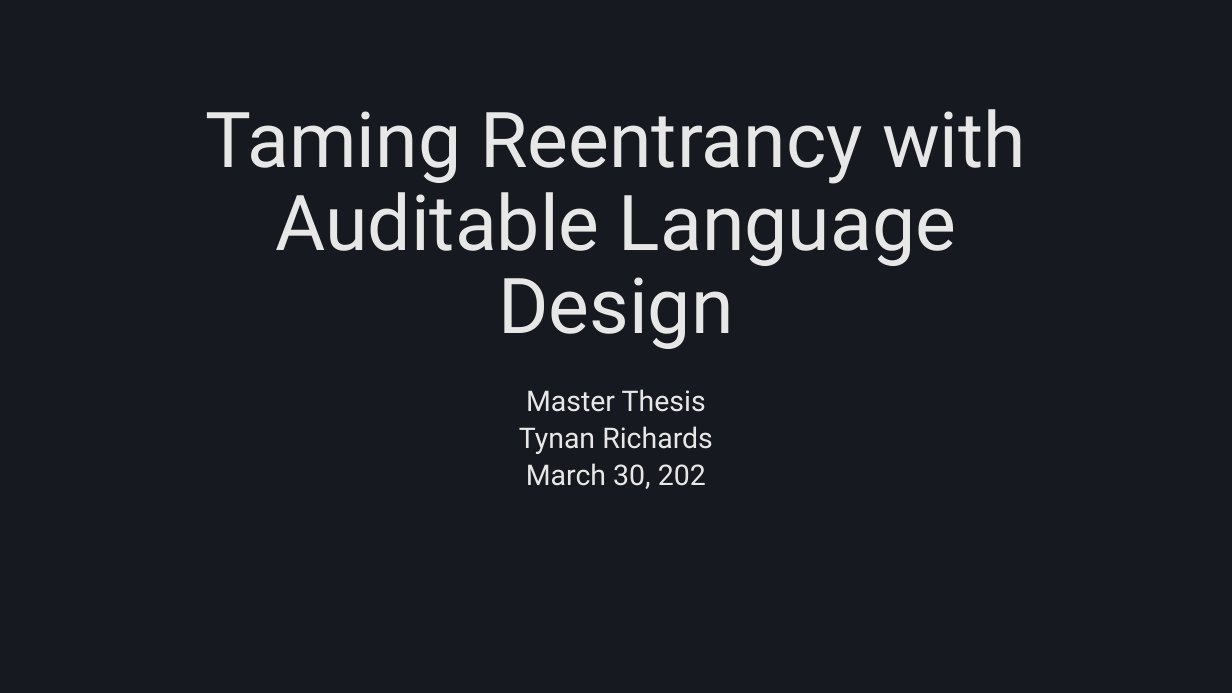
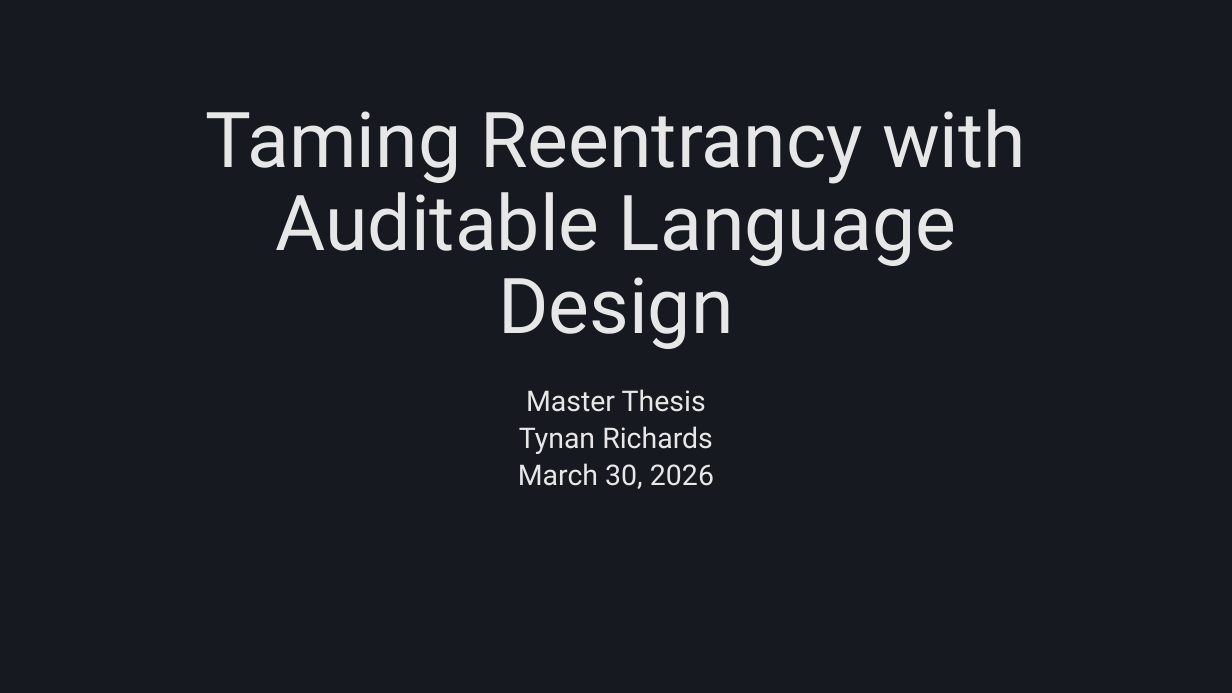
Before and after one commit to tzann/thesis, a slide deck: slide 1 of doc/presentation/Thesis.pptx. Drawn at 1232x693 pixels with LibreOffice and Linux fonts; fonts in the diff are those of the drawing. Boxes give left, top, right and bottom in pixels: in the first picture for what was removed or moved away, otherwise in the second. Text is boxed around its words. In the diff, an @@ line names an element or a change of style, - is before the commit and + after.

Commit message:
typo

```diff
--- a/doc/presentation/Thesis.pptx
+++ b/doc/presentation/Thesis.pptx
@@ subtitle at (x1=518, y1=463, x2=714, y2=489): text changed @@
-March 30, 202
+March 30, 2026
```
